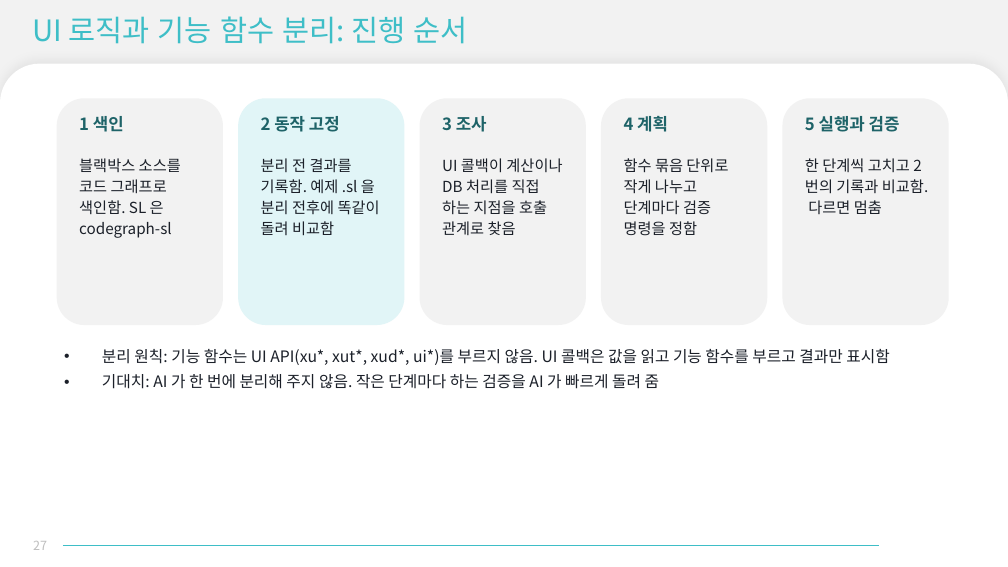
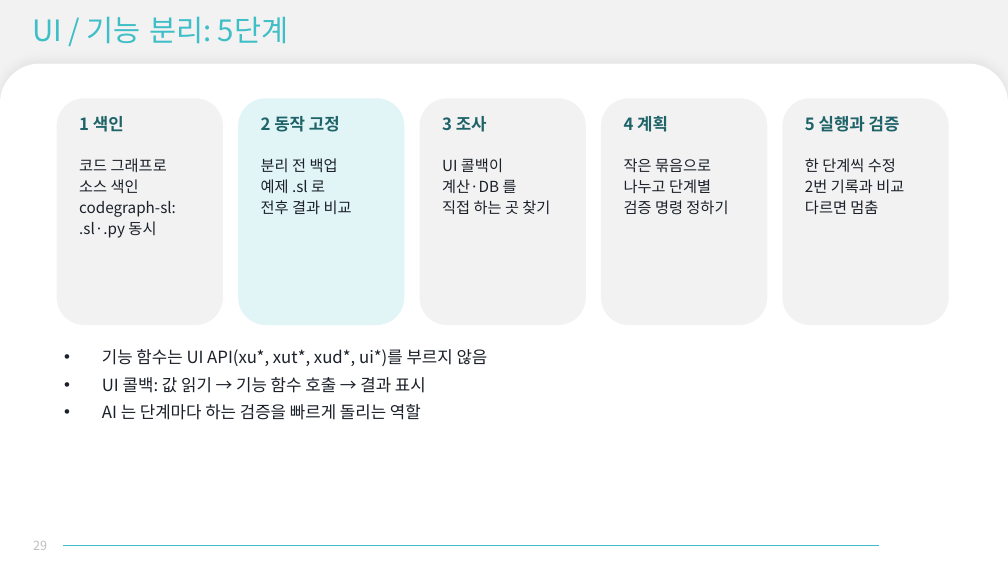
Before and after one commit to evespimrose/SVD-Harness, a slide deck: slide 29 of docs/presentation/LLM-도입-발표.pptx (slide 27 before the commit). Drawn at 1008x567 pixels with LibreOffice and Linux fonts; fonts in the diff are those of the drawing; background and template pictures are left out. Boxes give left, top, right and bottom in pixels: in the first picture for what was removed or moved away, otherwise in the second. Text is boxed around its words. In the diff, an @@ line names an element or a change of style, - is before the commit and + after.

```diff
--- a/docs/presentation/LLM-도입-발표.pptx
+++ b/docs/presentation/LLM-도입-발표.pptx
@@ title at [32, 16, 288, 44]: text changed @@
-UI 로직과 기능 함수 분리: 진행 순서
+UI / 기능 분리: 5단계
@@ text at [79, 158, 176, 238]: text changed @@
-블랙박스 소스를 코드 그래프로 색인함. SL 은 codegraph-sl
+코드 그래프로
+소스 색인
+codegraph-sl:
+.sl·.py 동시
@@ text at [261, 158, 352, 215]: text changed @@
-분리 전 결과를 기록함. 예제 .sl 을 분리 전후에 똑같이 돌려 비교함
+분리 전 백업
+예제 .sl 로
+전후 결과 비교
@@ text at [442, 158, 550, 214]: text changed @@
-UI 콜백이 계산이나 DB 처리를 직접 하는 지점을 호출 관계로 찾음
+UI 콜백이
+계산·DB 를
+직접 하는 곳 찾기
@@ text at [624, 158, 728, 215]: text changed @@
-함수 묶음 단위로 작게 나누고 단계마다 검증 명령을 정함
+작은 묶음으로
+나누고 단계별
+검증 명령 정하기
@@ text at [805, 158, 904, 215]: text changed @@
-한 단계씩 고치고 2번의 기록과 비교함. 다르면 멈춤
+한 단계씩 수정
+2번 기록과 비교
+다르면 멈춤
@@ text at [102, 349, 488, 420]: text changed; size 15 to 16 pt @@
-• 분리 원칙: 기능 함수는 UI API(xu*, xut*, xud*, ui*)를 부르지 않음. UI 콜백은 값을 읽고 기능 함수를 부르고 결과만 표시함
-• 기대치: AI 가 한 번에 분리해 주지 않음. 작은 단계마다 하는 검증을 AI 가 빠르게 돌려 줌
+• 기능 함수는 UI API(xu*, xut*, xud*, ui*)를 부르지 않음
+• UI 콜백: 값 읽기 → 기능 함수 호출 → 결과 표시
+• AI 는 단계마다 하는 검증을 빠르게 돌리는 역할
@@ page number at [33, 541, 47, 550]: text changed @@
-27
+29
```
Also in this commit, not shown: 27 other slides changed, 2 slides added.
